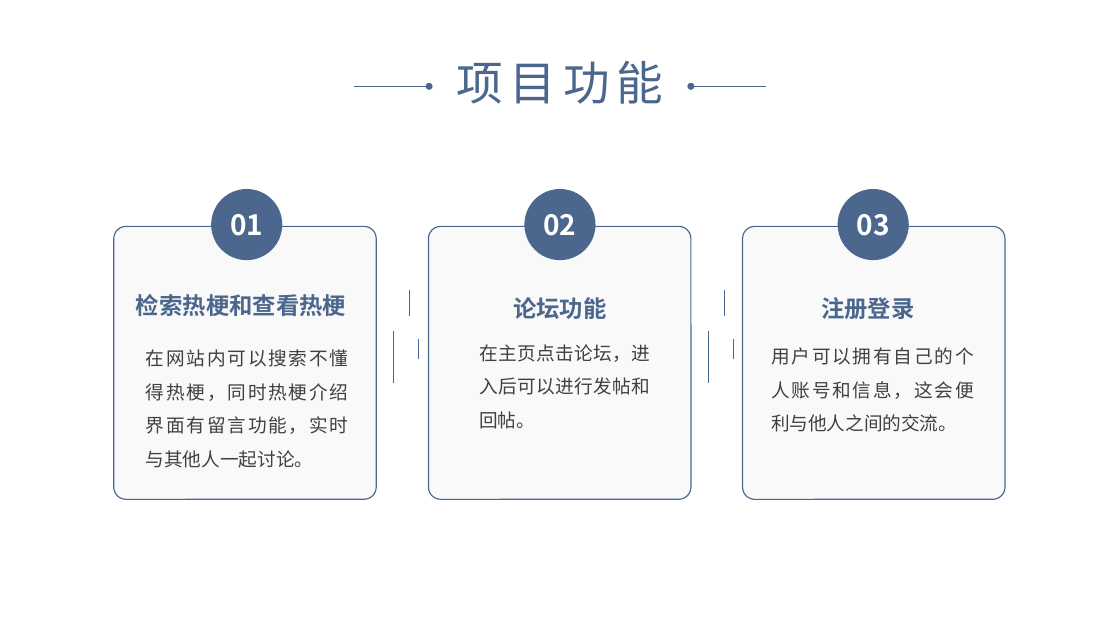
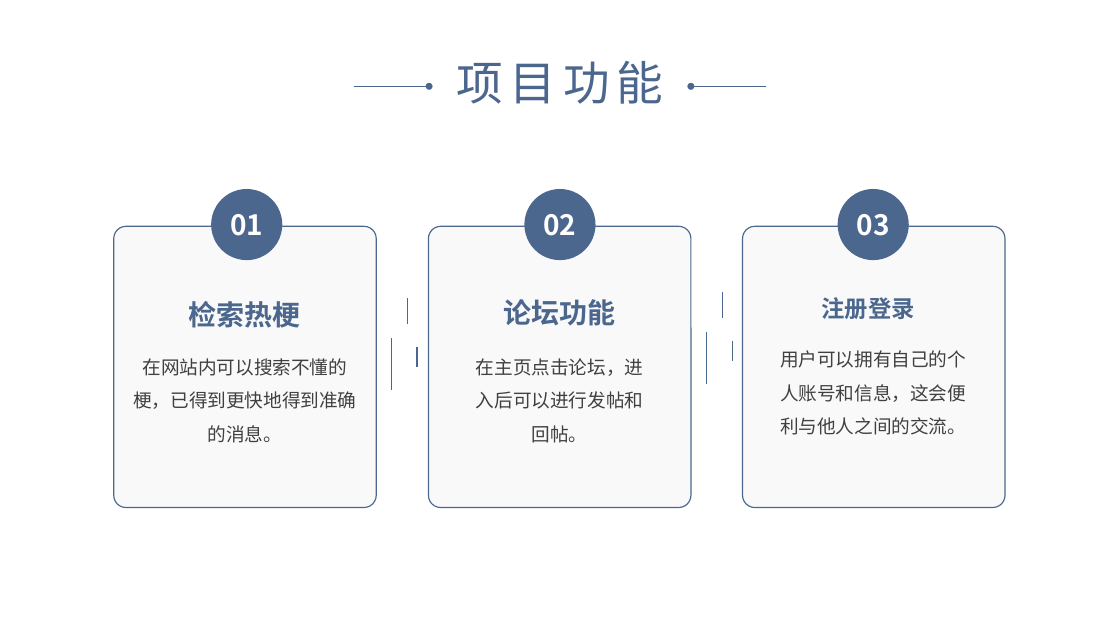
Before and after one commit to myself1528/Course-Design, a slide deck: slide 6 of 1组-高冷man-网络热梗词典.pptx. Drawn at 1120x630 pixels with LibreOffice and Linux fonts; fonts in the diff are those of the drawing. Boxes give left, top, right and bottom in pixels: in the first picture for what was removed or moved away, otherwise in the second. Text is boxed around its words. In the diff, an @@ line names an element or a change of style, - is before the commit and + after.

```diff
--- a/1组-高冷man-网络热梗词典.pptx
+++ b/1组-高冷man-网络热梗词典.pptx
@@ rounded rectangle: place and size @@
-rounded rectangle at <box>113,226,376,499</box>
+rounded rectangle at <box>113,226,376,507</box>
@@ rounded rectangle: place and size @@
-rounded rectangle at <box>429,226,691,499</box>
+rounded rectangle at <box>429,226,691,507</box>
@@ rounded rectangle: place and size @@
-rounded rectangle at <box>743,226,1005,499</box>
+rounded rectangle at <box>743,226,1005,507</box>
@@ line moved from (409, 291) - (409, 316) to (408, 298) - (408, 323) @@
@@ text "论坛功能": place and size @@
-text "论坛功能" at <box>513,297,606,319</box>
+text "论坛功能" at <box>504,299,616,326</box>
@@ text "论坛功能" at <box>504,299,616,326</box>: size 20 to 24 pt; alignment justified to centre @@
@@ text at <box>189,301,301,328</box>: text changed; size 20 to 24 pt @@
-检索热梗和查看热梗
+检索热梗
@@ text at <box>133,358,356,443</box>: text changed @@
-在网站内可以搜索不懂得热梗，同时热梗介绍界面有留言功能，实时与其他人一起讨论。
+在网站内可以搜索不懂的梗，已得到更快地得到准确的消息。
@@ line moved from (393, 331) - (393, 383) to (392, 339) - (392, 391) @@
@@ line moved from (419, 339) - (419, 360) to (418, 347) - (418, 367) @@
@@ text "在主页点击论坛，进入后可以进行发帖和回帖。" at <box>476,358,643,443</box>: alignment justified to centre @@
@@ text "在主页点击论坛，进入后可以进行发帖和回帖。": place and size @@
-text "在主页点击论坛，进入后可以进行发帖和回帖。" at <box>479,344,649,429</box>
+text "在主页点击论坛，进入后可以进行发帖和回帖。" at <box>476,358,643,443</box>
@@ text "用户可以拥有自己的个人账号和信息，这会便利与他人之间的交流。" at <box>780,350,966,435</box>: alignment justified to centre @@
```
Also in this commit, not shown: 25 other slides changed, 1 other file.
